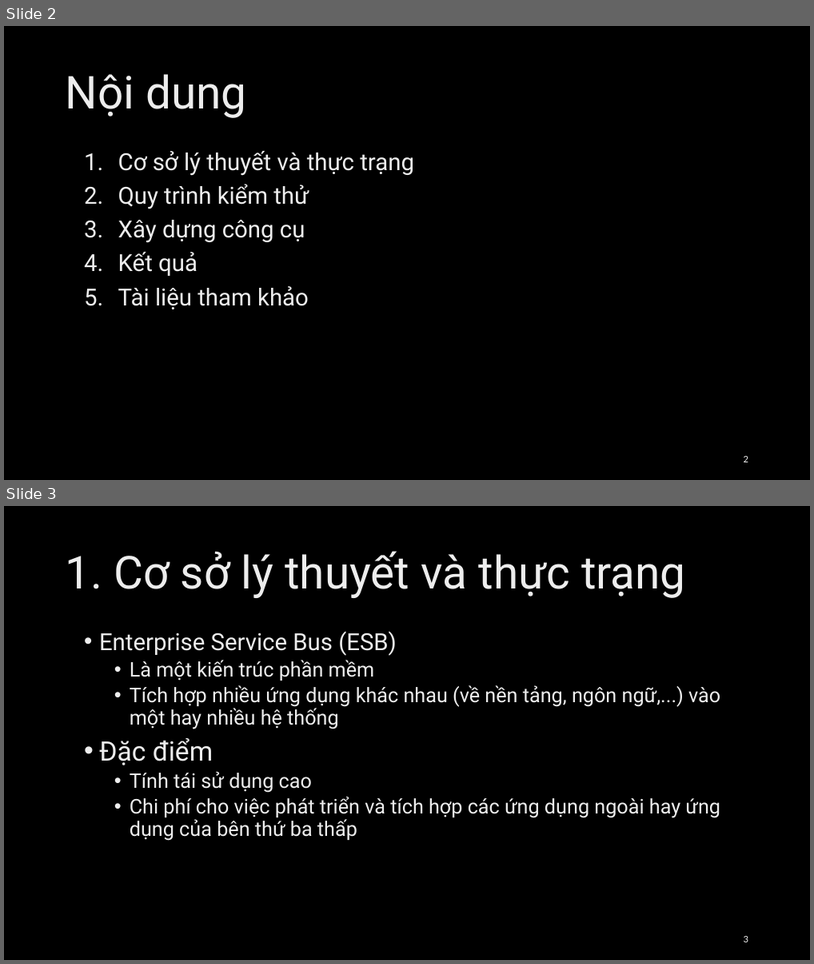
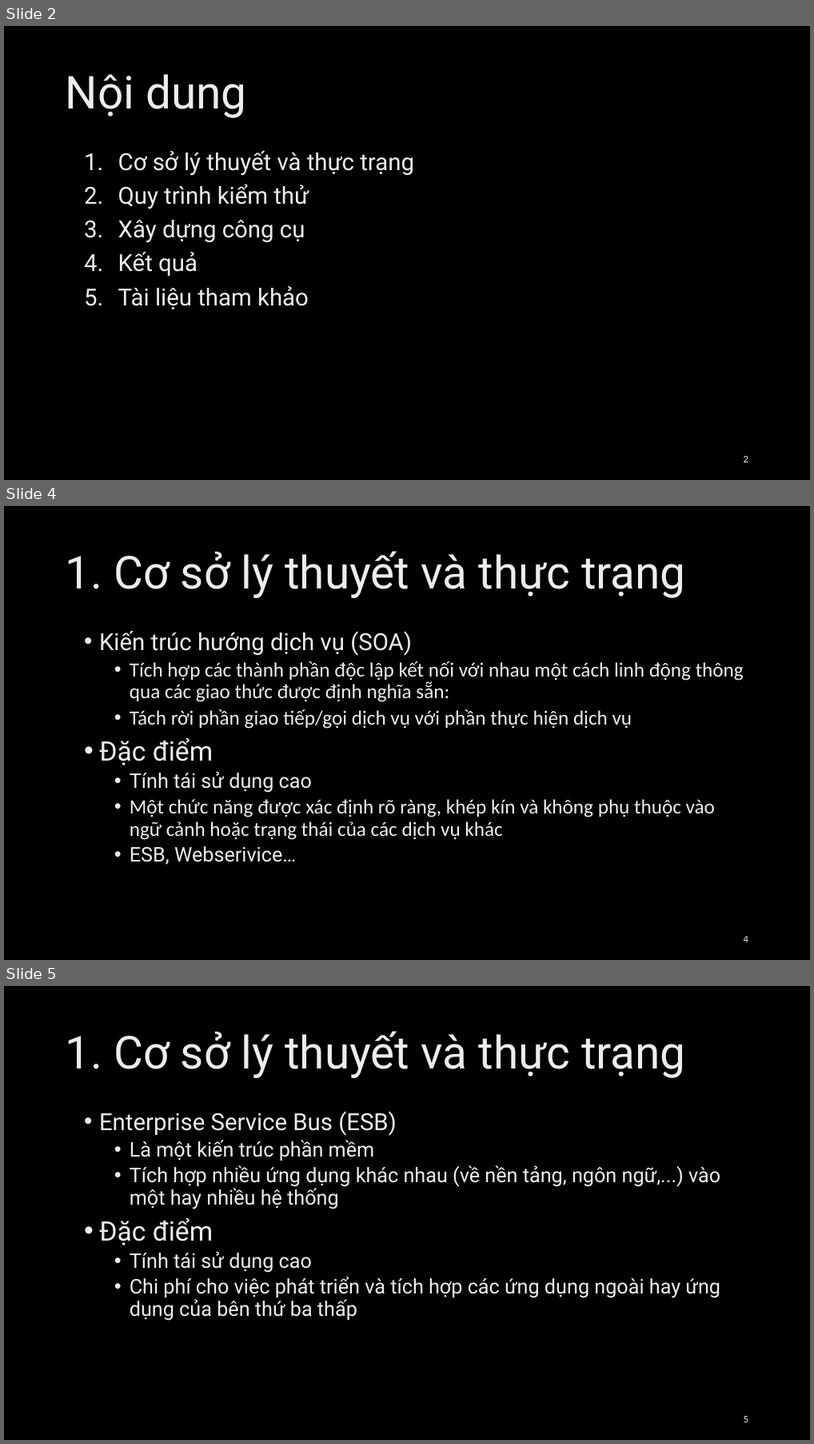
Before and after one commit to Loandt1/FuncTestGenerator, a slide deck: docs/Loandt_Presentation.pptx. Shown one above the other, each under a label of ours: slides 2 and 3 before the commit, slides 2, 4 and 5 after it; the slides between them are not shown. The pictures are 814x964 and 814x1444 pixels, drawn with LibreOffice and Linux fonts; fonts in the diff are those of the drawing; background and template pictures are left out. Boxes give left, top, right and bottom in pixels: in the first picture for what was removed or moved away, otherwise in the second. Text is boxed around its words. In the diff, an @@ line names an element or a change of style, - is before the commit and + after.

```diff
--- a/docs/Loandt_Presentation.pptx
+++ b/docs/Loandt_Presentation.pptx
@@ slide 4 added at box(4, 506, 810, 960), background picture (left out) @@
@@ title added at box(66, 551, 686, 598), 54 pt, text gradient #BFBFBF to #EDEDED to #FFFFFF @@
+1. Cơ sở lý thuyết và thực trạng
@@ text added at box(99, 631, 744, 864), 24 pt, text gradient #BFBFBF to #EDEDED to #FFFFFF @@
+• Kiến trúc hướng dịch vụ (SOA)
+  • Tích hợp các thành phần độc lập kết nối với nhau một cách linh động thông qua các giao thức được định nghĩa sẵn:
+  • Tách rời phần giao tiếp/gọi dịch vụ với phần thực hiện dịch vụ
+• Đặc điểm
+  • Tính tái sử dụng cao
+  • Một chức năng được xác định rõ ràng, khép kín và không phụ thuộc vào ngữ cảnh hoặc trạng thái của các dịch vụ khác
+  • ESB, Webserivice…
@@ page number added at box(744, 936, 749, 942), 12 pt, text gradient #9E9E9E to #EDEDED to #FFFFFF @@
+4
@@ what was slide 3 is now slide 5 @@
@@ page number at box(744, 1416, 749, 1422): text changed @@
-3
+5
```
Also in this commit, not shown: 6 slides changed, 12 other slides added, 1 other file.
